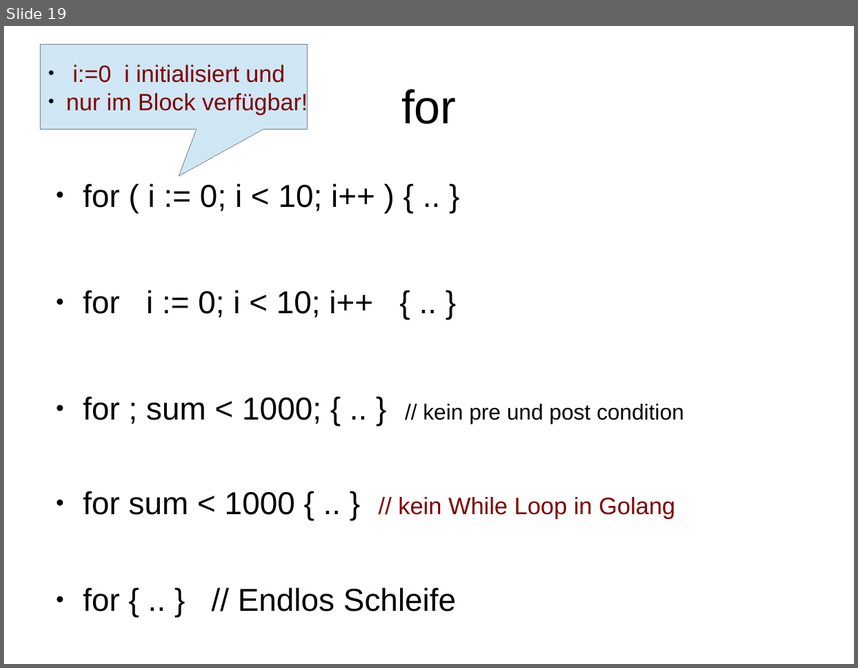
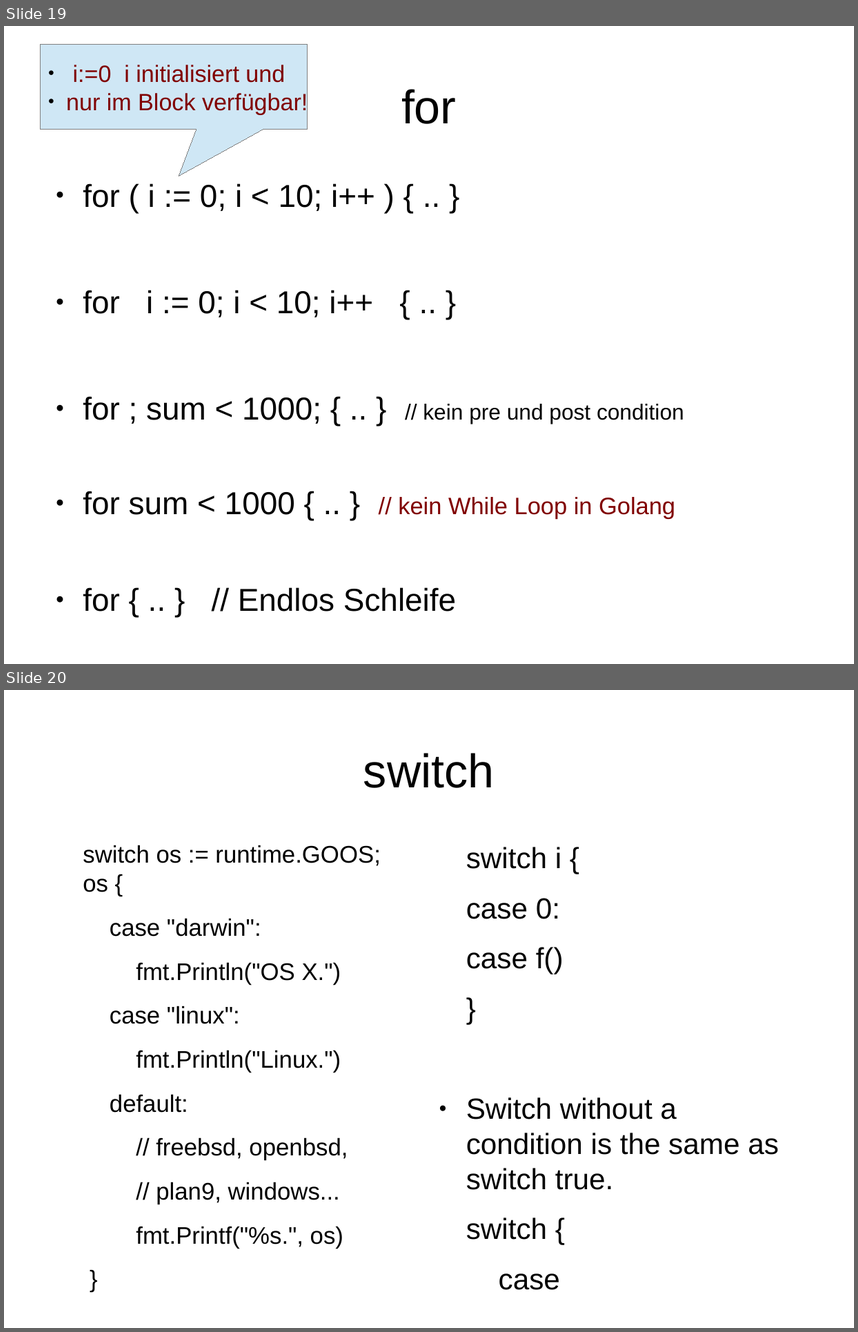
Before and after one commit to rayank77b/smallStuffs, a slide deck: programmierung/vortrag/golang.odp. Shown one above the other, each under a label of ours: slide 19 before the commit, slides 19 and 20 after it. The pictures are 858x668 and 858x1332 pixels, drawn with LibreOffice and Linux fonts; fonts in the diff are those of the drawing. Boxes give left, top, right and bottom in pixels: in the first picture for what was removed or moved away, otherwise in the second. Text is boxed around its words. In the diff, an @@ line names an element or a change of style, - is before the commit and + after.

```diff
--- a/programmierung/vortrag/golang.odp
+++ b/programmierung/vortrag/golang.odp
@@ slide 20 added at bbox=[4, 690, 854, 1328], background #FFFFFF @@
@@ title added at bbox=[363, 753, 495, 788], 44 pt, text #000000 @@
+switch
@@ text added at bbox=[83, 845, 380, 1248], 22.4 pt, text #000000 @@
+switch os := runtime.GOOS; os {
+case "darwin":
+fmt.Println("OS X.")
+case "linux":
+fmt.Println("Linux.")
+default:
+// freebsd, openbsd,
+// plan9, windows...
+fmt.Printf("%s.", os)
+}
@@ text added at bbox=[466, 847, 779, 1290], 27.2 pt, text #000000 @@
+switch i {
+case 0:
+case f()
+}
+● Switch without a condition is the same as switch true.
+switch {
+case
```
Also in this commit, not shown: 3 slides changed, 8 other slides added, 2 slides removed.
